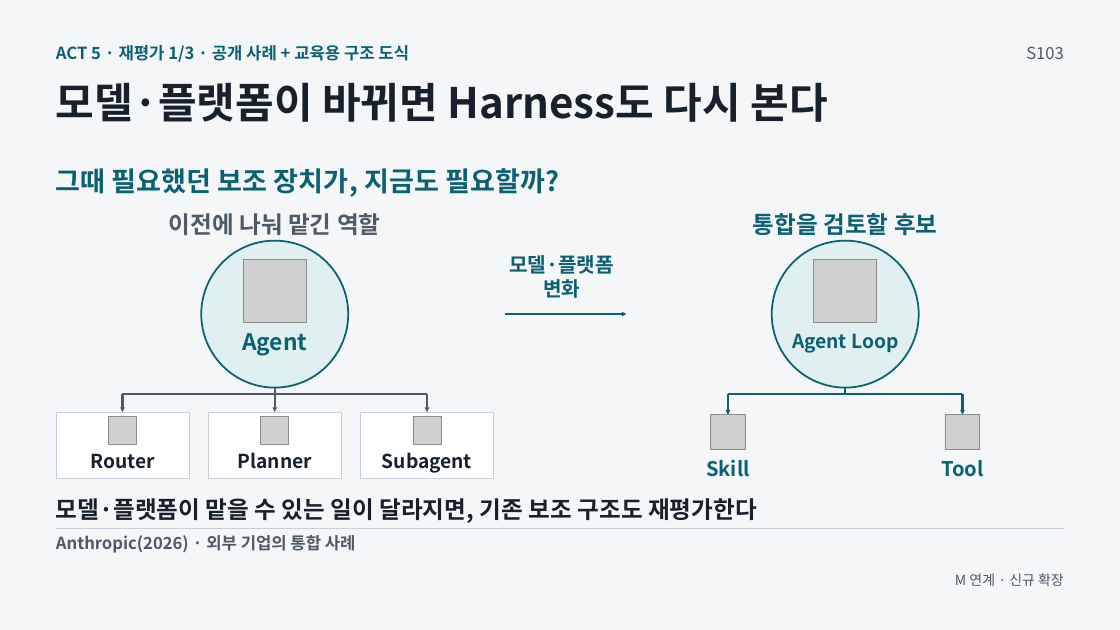
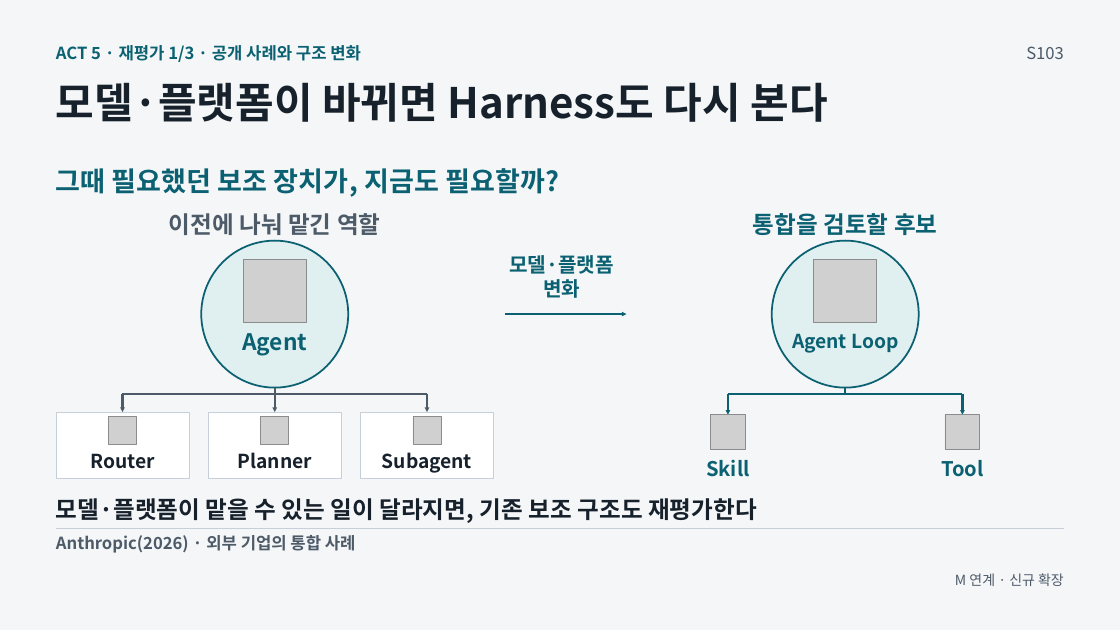
Before and after one commit to GideokKim/ai-dev-training, a slide deck: slide 7 of production/ACT_5.pptx. Drawn at 1120x630 pixels with LibreOffice and Linux fonts; fonts in the diff are those of the drawing; grey boxes stand for pictures. Boxes give left, top, right and bottom in pixels: in the first picture for what was removed or moved away, otherwise in the second. Text is boxed around its words. In the diff, an @@ line names an element or a change of style, - is before the commit and + after.

```diff
--- a/production/ACT_5.pptx
+++ b/production/ACT_5.pptx
@@ text at bbox=[56, 45, 361, 62]: text changed @@
-ACT 5 · 재평가 1/3 · 공개 사례 + 교육용 구조 도식
+ACT 5 · 재평가 1/3 · 공개 사례와 구조 변화
```
Also in this commit, not shown: 39 other files.
